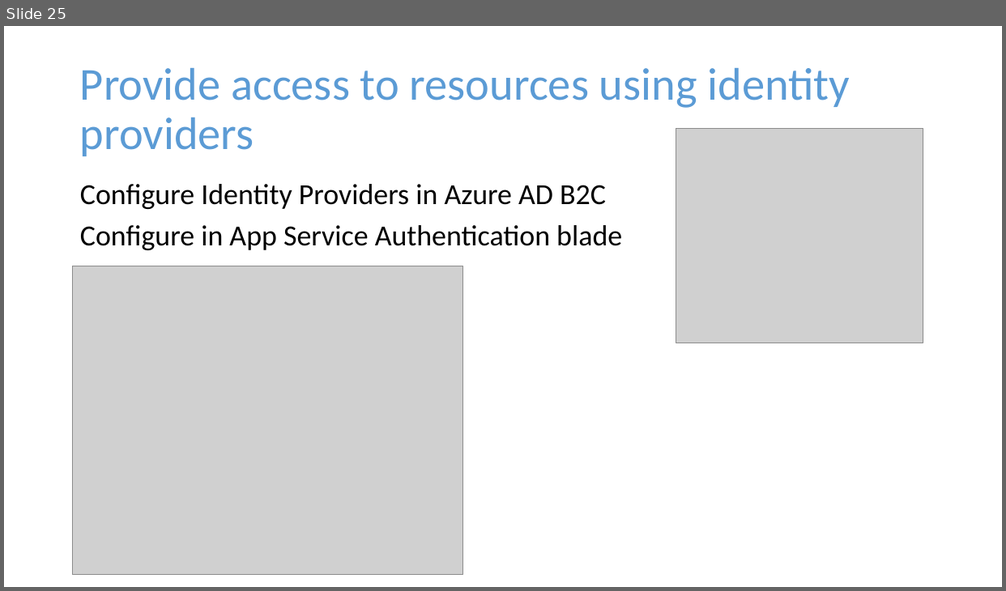
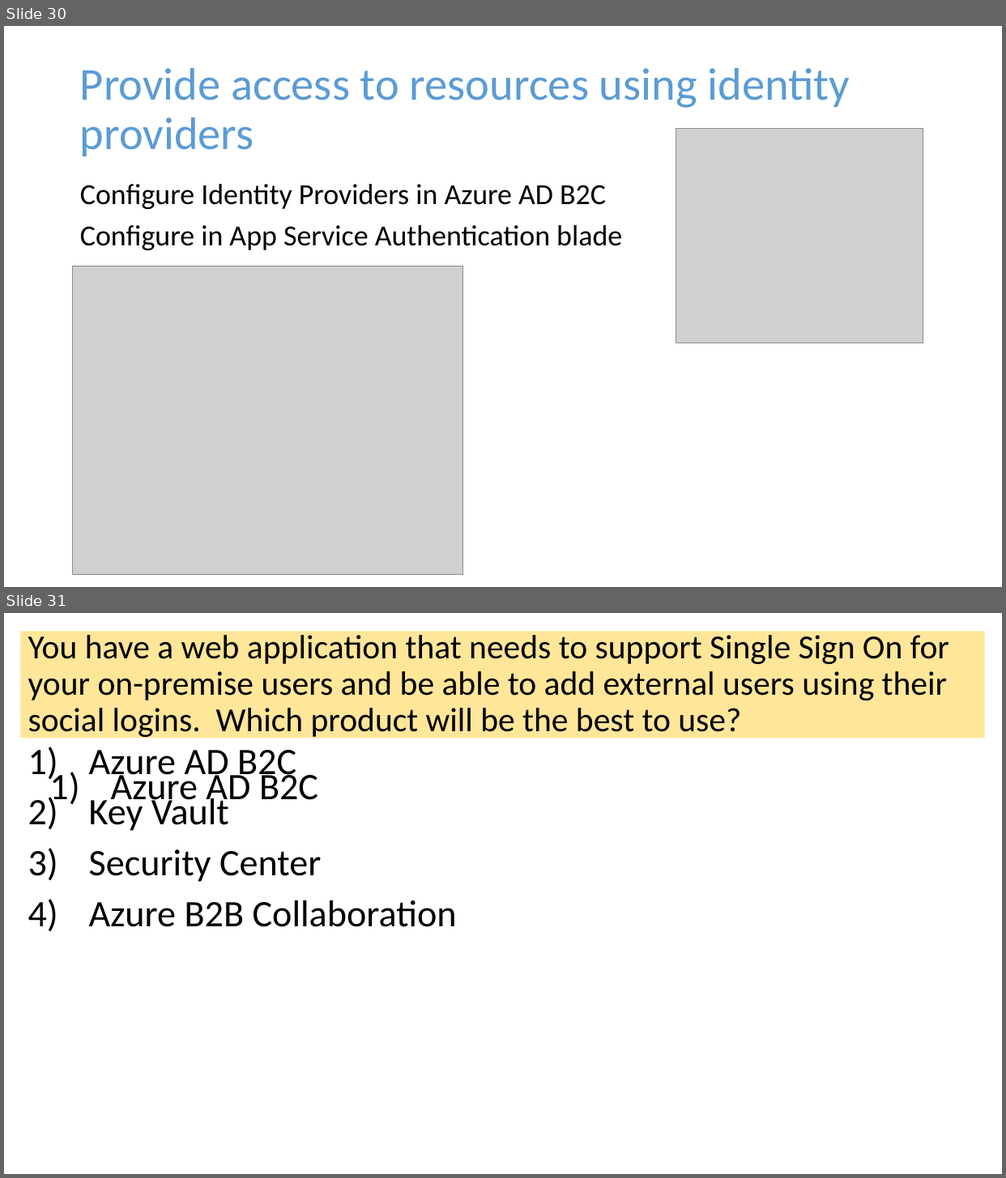
Before and after one commit to dstolts/70-534, a slide deck: Presentations/70-534-Combined-SecuritySlides.pptx. Shown one above the other, each under a label of ours: slide 25 before the commit, slides 30 and 31 after it. The pictures are 1006x591 and 1006x1178 pixels, drawn with LibreOffice and Linux fonts; fonts in the diff are those of the drawing; grey boxes stand for pictures. Boxes give left, top, right and bottom in pixels: in the first picture for what was removed or moved away, otherwise in the second. Text is boxed around its words. In the diff, an @@ line names an element or a change of style, - is before the commit and + after.

```diff
--- a/Presentations/70-534-Combined-SecuritySlides.pptx
+++ b/Presentations/70-534-Combined-SecuritySlides.pptx
@@ slide 31 added at (x1=4, y1=613, x2=1002, y2=1174), background #FFFFFF @@
@@ title added at (x1=20, y1=631, x2=985, y2=738), fill #FFE699, 32.4 pt, text #000000 @@
+You have a web application that needs to support Single Sign On for your on-premise users and be able to add external users using their social logins. Which product will be the best to use?
@@ text added at (x1=89, y1=750, x2=457, y2=927), 36 pt, text #000000 @@
+1) Azure AD B2C
+2) Key Vault
+3) Security Center
+4) Azure B2B Collaboration
@@ text added at (x1=111, y1=769, x2=318, y2=809), 36 pt, text #000000 @@
+1) Azure AD B2C
@@ what was slide 25 is now slide 30 @@
```
Also in this commit, not shown: 4 other slides added.
